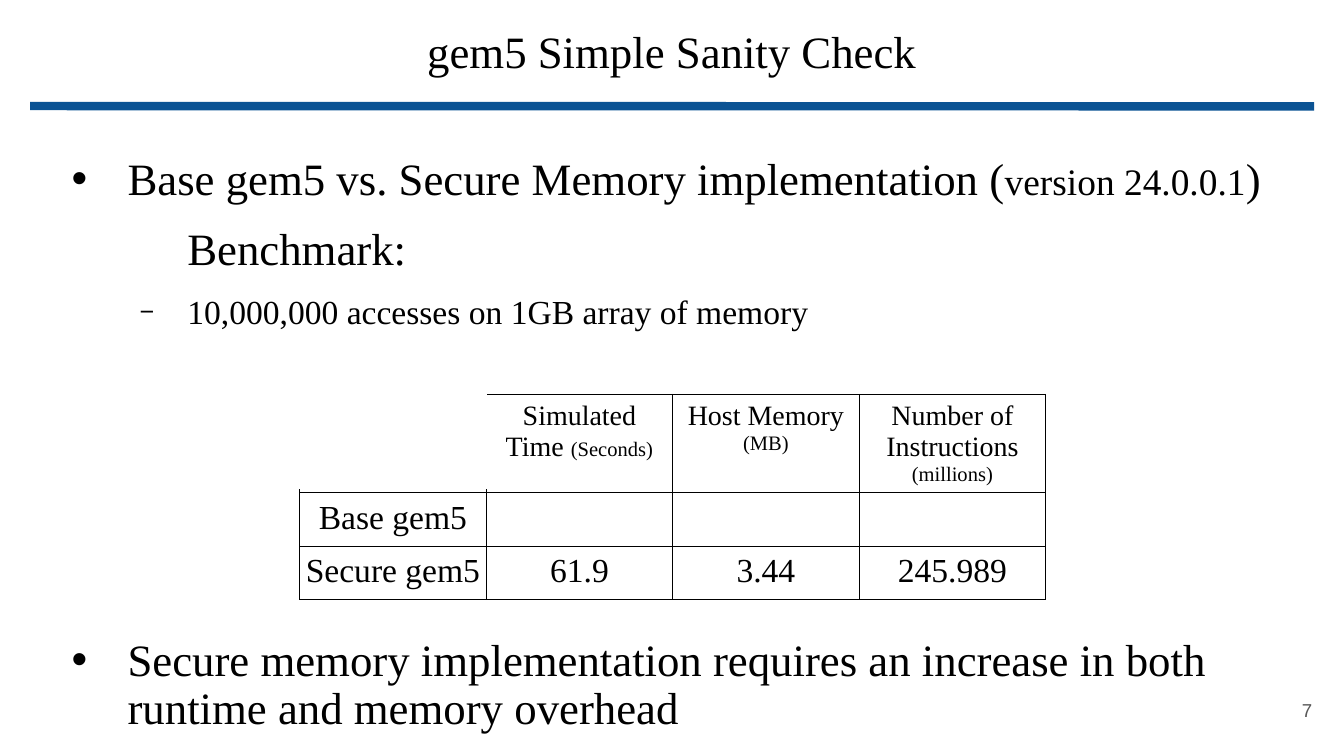
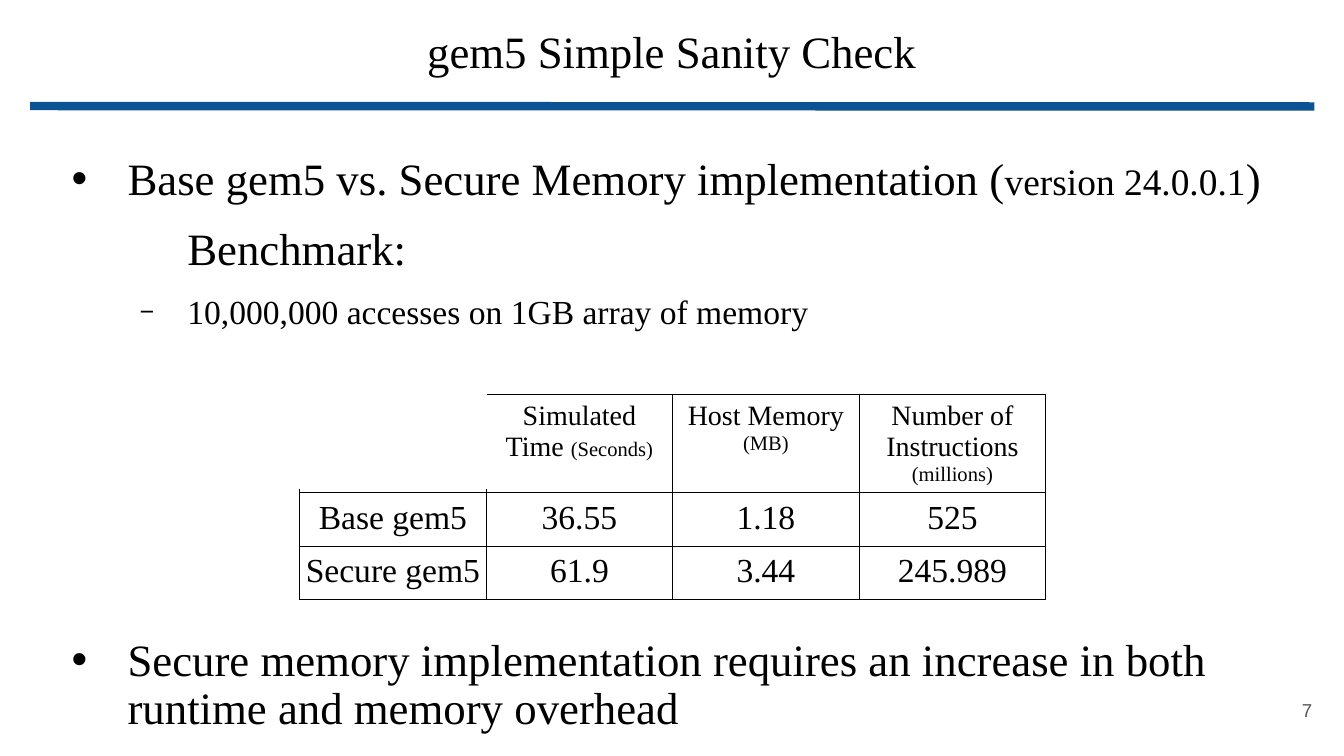
Before and after one commit to wbuz24/grad-research, a slide deck: slide 7 of presentations/update.11.15.pptx. Drawn at 1344x756 pixels with LibreOffice and Linux fonts; fonts in the diff are those of the drawing. Boxes give left, top, right and bottom in pixels: in the first picture for what was removed or moved away, otherwise in the second. Text is boxed around its words. In the diff, an @@ line names an element or a change of style, - is before the commit and + after.

```diff
--- a/presentations/update.11.15.pptx
+++ b/presentations/update.11.15.pptx
@@ table at [300, 394, 1047, 599] @@
-row 2: Base gem5 |  |  | 
+row 2: Base gem5 | 36.55 | 1.18 | 525
```
Also in this commit, not shown: 2 other slides changed.
